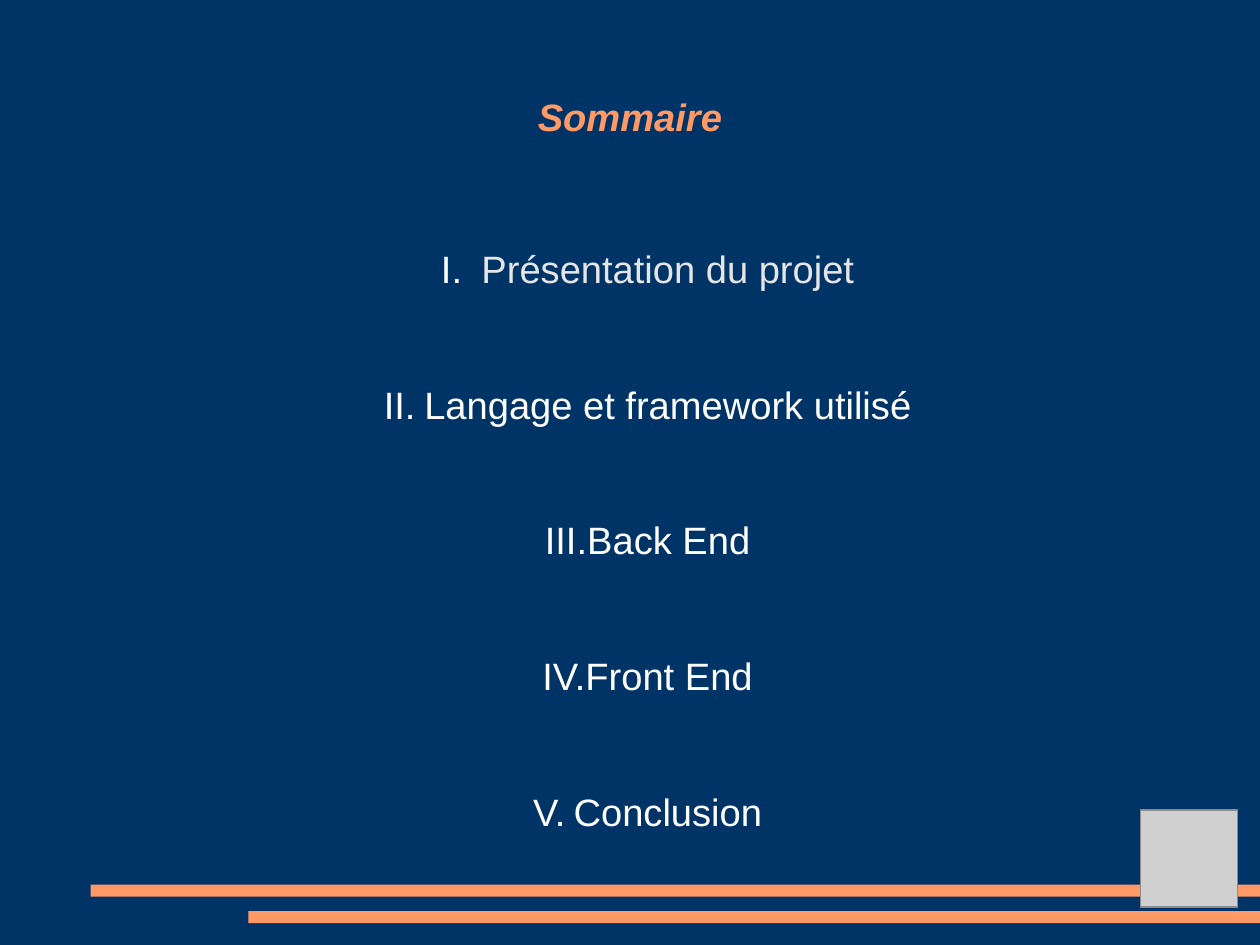
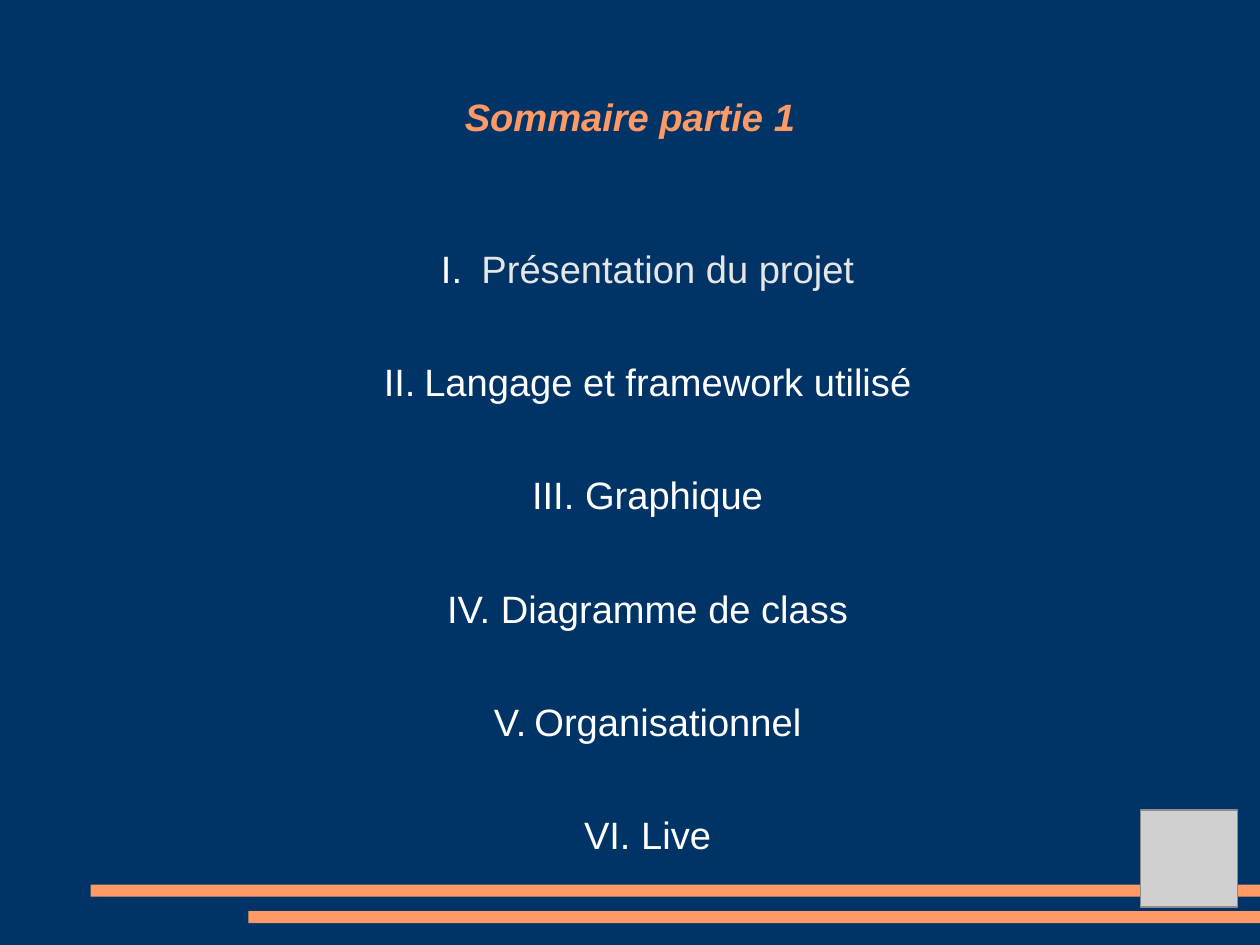
Before and after one commit to Amoun82/Librairy, a slide deck: slide 2 of Debut projet diplome/Projet Diapo.odp. Drawn at 1260x945 pixels with LibreOffice and Linux fonts; fonts in the diff are those of the drawing; grey boxes stand for pictures. Boxes give left, top, right and bottom in pixels: in the first picture for what was removed or moved away, otherwise in the second. Text is boxed around its words. In the diff, an @@ line names an element or a change of style, - is before the commit and + after.

Commit message:
projet

```diff
--- a/Debut projet diplome/Projet Diapo.odp
+++ b/Debut projet diplome/Projet Diapo.odp
@@ title at (x1=465, y1=103, x2=795, y2=139): text changed @@
-Sommaire
+Sommaire partie 1
@@ text at (x1=424, y1=255, x2=911, y2=404): less space between paragraphs @@
@@ text at (x1=501, y1=481, x2=848, y2=850): text changed @@
-III. Back End
-IV. Front End
-V. Conclusion
+III. Graphique
+IV. Diagramme de class
+V. Organisationnel
+VI. Live
```
Also in this commit, not shown: 2 slides added.
